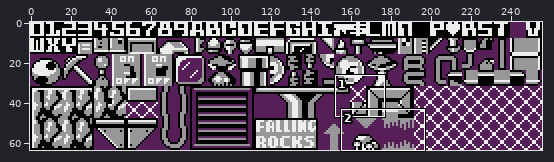
A sprite sheet gets an edit: gfx/tiles.png. The first picture is a wide view before the edit; the outline marks the close-up.
Close-up. Before:
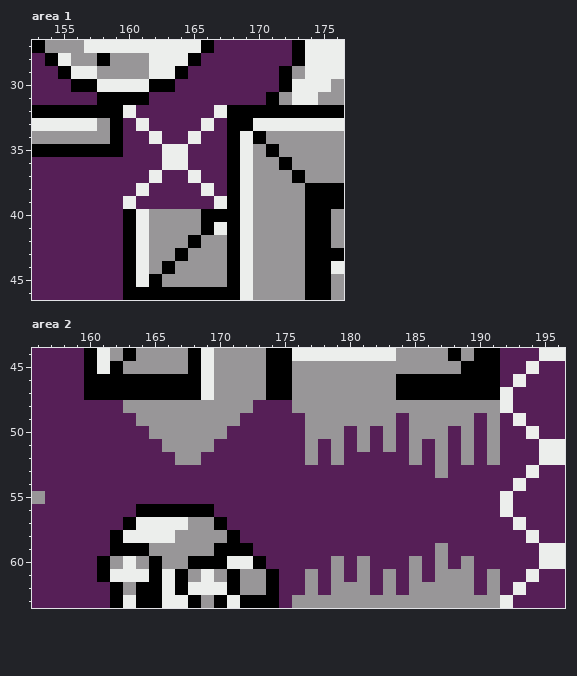
The file is 256x64 pixels. Shown: area 1: x 153..176, y 27..46; area 2: x 156..196, y 44..63. The commit also changed other parts of the picture, which this record leaves out.
And afterwards:
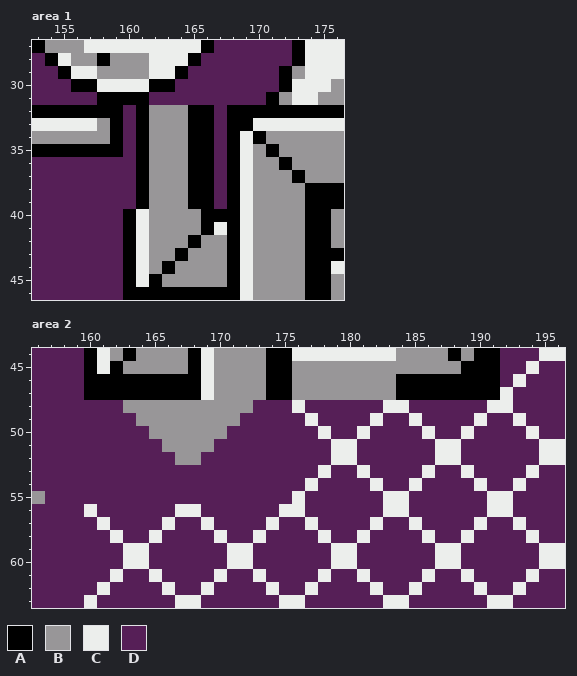
Palette (. is transparent): A #000000  B #989698  C #eceeec  D #561f57
Edits made:
Area 1:
Colour C becomes colour A in row 33 at x 161 and 166; in row 34 at x 165; in row 37 at x 165; in row 38 at x 161 and 166.
Colour D becomes colour A in row 32 at x 161 and 165 to 166; in row 33 at x 165; in row 34 at x 161 and 166; in rows 35 to 36 at x 161 and 165 to 166; in row 37 at x 161 and 166; in row 38 at x 165.
Colour D becomes colour A in row 39 at x 161 and 165 to 166.
Colour C becomes colour B in row 34 at x 162; in rows 35 to 36 at x 163 to 164; in row 37 at x 162.
Colour D becomes colour B in rows 32 to 33 at x 162 to 164; in row 34 at x 163 to 164; in rows 35 to 36 at x 162; in row 37 at x 163 to 164; in rows 38 to 39 at x 162 to 164.
Colour C becomes colour D in row 32 at x 160 and 167; in row 39 at x 160 and 167.
Area 2:
Colour A becomes colour C in row 56 at x 167 to 168; in row 58 at x 162; in row 59 at x 163 to 164 and 171 to 172; in row 61 at x 165; in row 62 at x 174; in row 63 at x 168.
Colour B becomes colour C in row 48 at x 176, 183 to 184 and 191; in row 49 at x 177, 182 and 185; in row 50 at x 178, 181, 186 and 189; in rows 51 to 52 at x 179 and 187; in row 57 at x 169; in row 58 at x 170.
Colour B becomes colour C in row 59 at x 187; in row 60 at x 164, 179 and 187; in row 61 at x 170, 173, 181 and 189; in row 62 at x 177 and 185; in row 63 at x 176, 183 to 184 and 191.
Colour D becomes colour C in row 49 at x 190; in rows 51 to 52 at x 180 and 188; in row 53 at x 178, 181, 186 and 189; in row 54 at x 177, 182, 185 and 190; in row 55 at x 176, 183 to 184 and 191; in row 56 at x 160, 175 to 176, 183 to 184 and 191.
Colour D becomes colour C in row 57 at x 161, 174, 177, 182, 185 and 190; in row 58 at x 173, 178, 181, 186 and 189; in row 59 at x 179 to 180 and 188; in row 60 at x 180 and 188; in row 61 at x 178 and 186; in row 62 at x 161, 182 and 190.
Colour D becomes colour C in row 63 at x 160 and 175.
Colour A becomes colour D in row 56 at x 164 to 166 and 169; in row 57 at x 163 and 170; in row 58 at x 171; in row 59 at x 162 and 170; in row 60 at x 161, 165, 168 to 170 and 173; in row 61 at x 161, 167, 171 and 174.
Colour A becomes colour D in row 62 at x 162, 164 to 165, 167 and 171; in row 63 at x 162, 164 to 165, 170 and 172 to 174.
Colour B becomes colour D in row 48 at x 177 to 182 and 185 to 190; in row 49 at x 178 to 181, 183, 186 to 189 and 191; in row 50 at x 177, 179, 183, 185, 187 and 191; in row 51 at x 177, 181, 183, 185, 189 and 191; in row 52 at x 177, 185, 189 and 191; in row 53 at x 187.
Colour B becomes colour D in row 57 at x 168; in row 58 at x 167 to 169; in row 59 at x 165 to 169; in row 60 at x 162, 166 to 167, 181, 185 and 189; in row 61 at x 168, 172, 177, 179, 183, 185, 187 to 188 and 191; in row 62 at x 163, 172 to 173, 179 to 181, 183, 186 to 189 and 191.
Colour B becomes colour D in row 63 at x 169, 177 to 182 and 185 to 190.
Colour C becomes colour D in row 57 at x 164 to 165 and 167; in row 58 at x 163 to 164 and 166; in row 61 at x 163 to 164, 166 and 169; in row 62 at x 168 and 170; in row 63 at x 163, 166 and 171.
Changed places in both close-ups, as pixel boxes (x1, y1, x2, y2):
changed: (123, 105, 227, 209)
changed: (84, 400, 500, 608)
